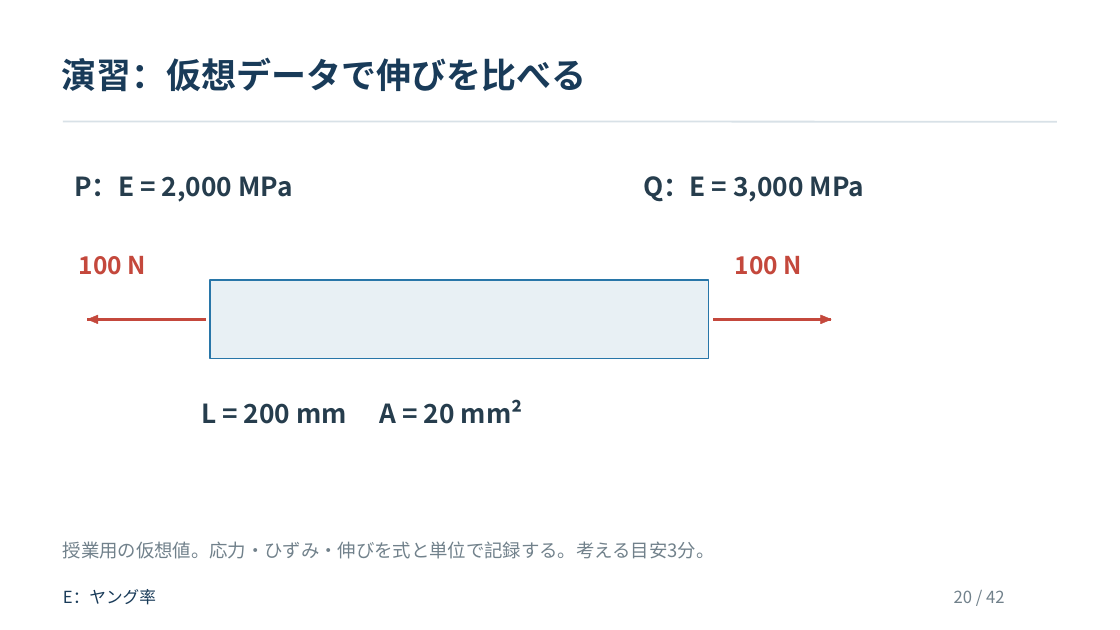
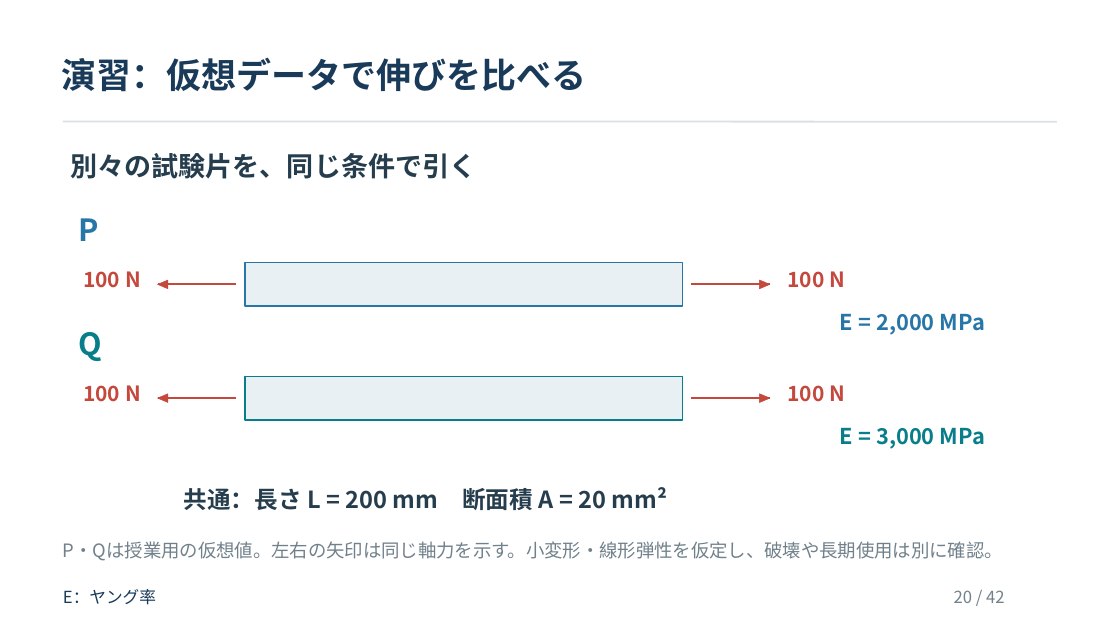
Before and after one commit to zooc-14calbp/industrial-materials-course, a slide deck: slide 20 of 学生用/第07回/07_授業スライド.pptx. Drawn at 1120x630 pixels with LibreOffice and Linux fonts; fonts in the diff are those of the drawing. Boxes give left, top, right and bottom in pixels: in the first picture for what was removed or moved away, otherwise in the second. Text is boxed around its words. In the diff, an @@ line names an element or a change of style, - is before the commit and + after.

```diff
--- a/学生用/第07回/07_授業スライド.pptx
+++ b/学生用/第07回/07_授業スライド.pptx
@@ text added at [70, 153, 477, 179], 23.2 pt, text #263D4D, bold @@
+別々の試験片を、同じ条件で引く
@@ text added at [79, 218, 99, 241], 26.2 pt, text #2876A8, bold @@
+P
@@ text "100 N": place and size @@
-text "100 N" at [79, 256, 146, 275]
+text "100 N" at [83, 271, 141, 288]
@@ text "100 N" at [83, 271, 141, 288]: size 21 to 18 pt @@
@@ rectangle: place and size @@
-rectangle at [210, 280, 709, 359]
+rectangle at [245, 262, 683, 306]
@@ text "100 N" at [788, 271, 845, 288]: size 21 to 18 pt @@
@@ text "100 N": place and size @@
-text "100 N" at [735, 256, 802, 275]
+text "100 N" at [788, 271, 845, 288]
@@ freeform shape: place and size @@
-freeform shape at [87, 315, 97, 323]
+freeform shape at [158, 280, 168, 288]
@@ freeform shape added at [158, 285, 237, 286], outline #C4483C 1.5 pt @@
@@ freeform shape: place and size @@
-freeform shape at [713, 319, 832, 320]
+freeform shape at [691, 285, 770, 286]
@@ freeform shape at [691, 285, 770, 286]: outline #C4483C 2.25 pt to #C4483C 1.5 pt @@
@@ freeform shape: place and size @@
-freeform shape at [821, 315, 831, 323]
+freeform shape at [760, 280, 770, 288]
@@ freeform shape removed at [87, 319, 206, 320] @@
@@ text at [840, 314, 985, 335]: text changed; size 22.5 to 18.8 pt; text colour #263D4D to #2876A8 @@
-P：E = 2,000 MPa
+E = 2,000 MPa
@@ text added at [79, 332, 103, 361], 26.2 pt, text #087E8B, bold @@
+Q
@@ text added at [83, 385, 141, 402], 18 pt, text #C4483C, bold @@
+100 N
@@ rectangle added at [245, 376, 683, 420], fill #E8F0F4, outline #087E8B 1.28 pt @@
@@ text added at [788, 385, 845, 402], 18 pt, text #C4483C, bold @@
+100 N
@@ freeform shape added at [158, 398, 237, 399], outline #C4483C 1.5 pt @@
@@ freeform shape added at [158, 394, 168, 402], fill #C4483C, outline #C4483C 0.38 pt @@
@@ freeform shape added at [691, 398, 770, 399], outline #C4483C 1.5 pt @@
@@ freeform shape added at [760, 394, 770, 402], fill #C4483C, outline #C4483C 0.38 pt @@
@@ text at [840, 427, 985, 449]: text changed; size 22.5 to 18.8 pt; text colour #263D4D to #087E8B @@
-Q：E = 3,000 MPa
+E = 3,000 MPa
@@ text at [184, 487, 668, 510]: text changed; size 22.5 to 20.2 pt @@
-L = 200 mm A = 20 mm²
+共通：長さ L = 200 mm 断面積 A = 20 mm²
@@ text at [63, 541, 1003, 561]: text changed @@
-授業用の仮想値。応力・ひずみ・伸びを式と単位で記録する。考える目安3分。
+P・Qは授業用の仮想値。左右の矢印は同じ軸力を示す。小変形・線形弾性を仮定し、破壊や長期使用は別に確認。
```
Also in this commit, not shown: 2 other slides changed, 9 other files.
